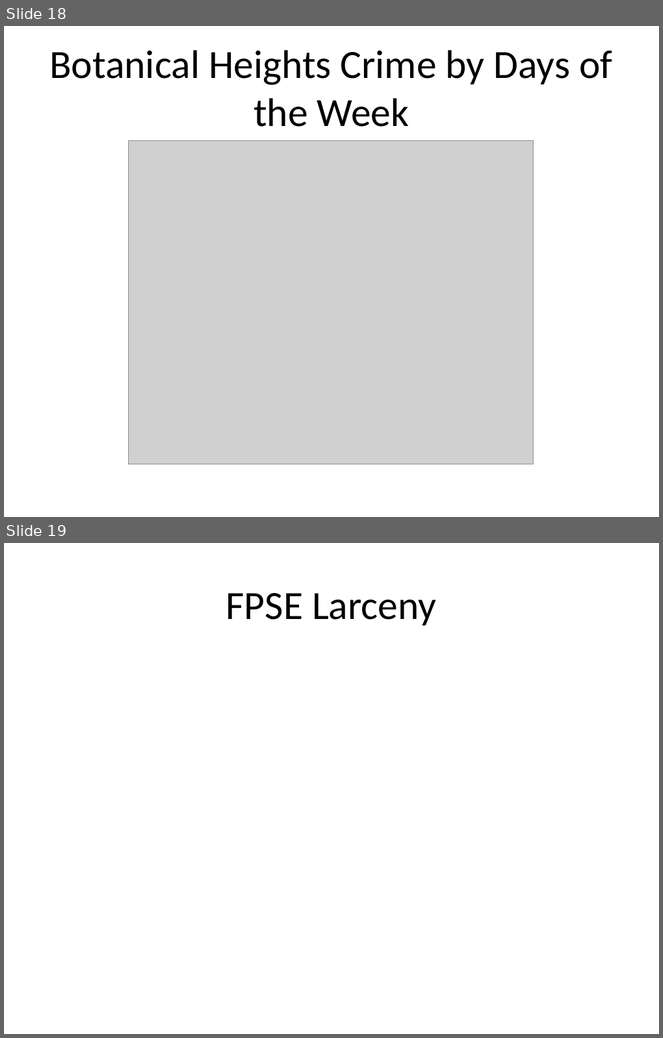
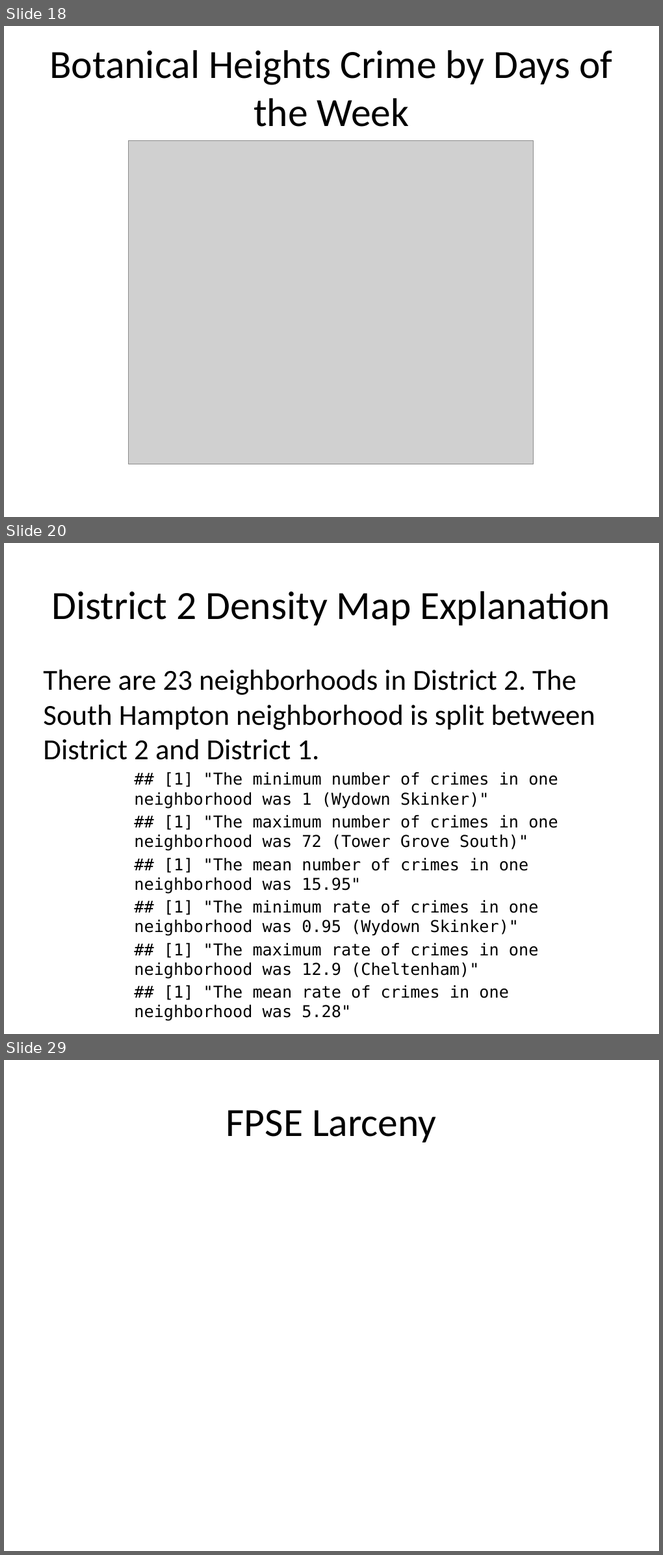
Before and after one commit to wumcrc/r-crime-mapping, a slide deck: src/notebooks/fpse-presentation.pptx. Shown one above the other, each under a label of ours: slides 18 and 19 before the commit, slides 18, 20 and 29 after it; the slides between them are not shown. The pictures are 663x1038 and 663x1555 pixels, drawn with LibreOffice and Linux fonts; fonts in the diff are those of the drawing; grey boxes stand for pictures. Boxes give left, top, right and bottom in pixels: in the first picture for what was removed or moved away, otherwise in the second. Text is boxed around its words. In the diff, an @@ line names an element or a change of style, - is before the commit and + after.

```diff
--- a/src/notebooks/fpse-presentation.pptx
+++ b/src/notebooks/fpse-presentation.pptx
@@ slide 20 added at [4, 543, 659, 1034], background #FFFFFF @@
@@ title added at [51, 591, 610, 626], 44 pt, text #000000 @@
+District 2 Density Map Explanation
@@ text added at [43, 670, 596, 1021], 18 pt, text #000000 @@
+There are 23 neighborhoods in District 2. The South Hampton neighborhood is split between District 2 and District 1.
+## [1] "The minimum number of crimes in one neighborhood was 1 (Wydown Skinker)"
+## [1] "The maximum number of crimes in one neighborhood was 72 (Tower Grove South)"
+## [1] "The mean number of crimes in one neighborhood was 15.95"
+## [1] "The minimum rate of crimes in one neighborhood was 0.95 (Wydown Skinker)"
+## [1] "The maximum rate of crimes in one neighborhood was 12.9 (Cheltenham)"
+## [1] "The mean rate of crimes in one neighborhood was 5.28"
@@ what was slide 19 is now slide 29 @@
```
Also in this commit, not shown: 1 slide changed, 9 other slides added, 29 other files.
